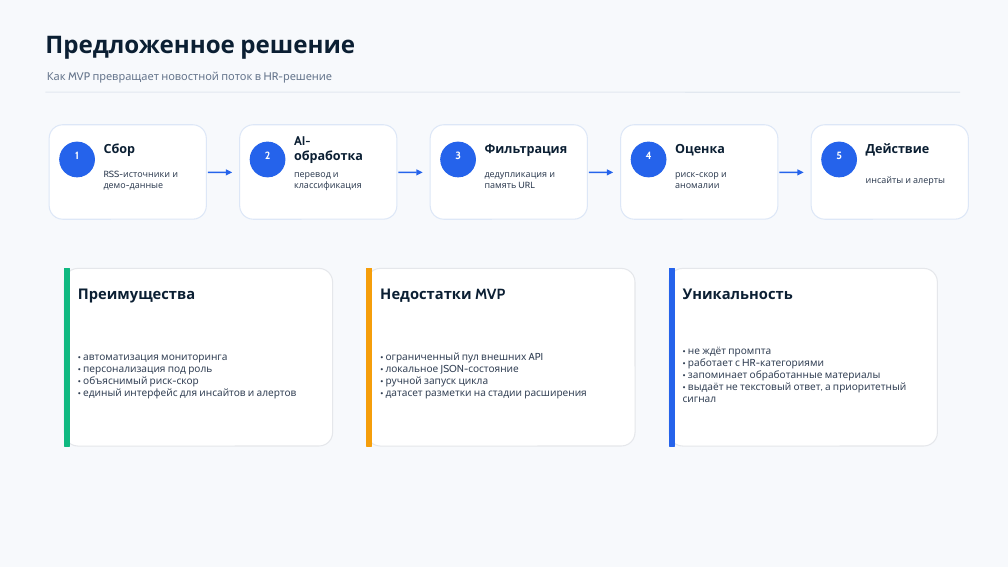
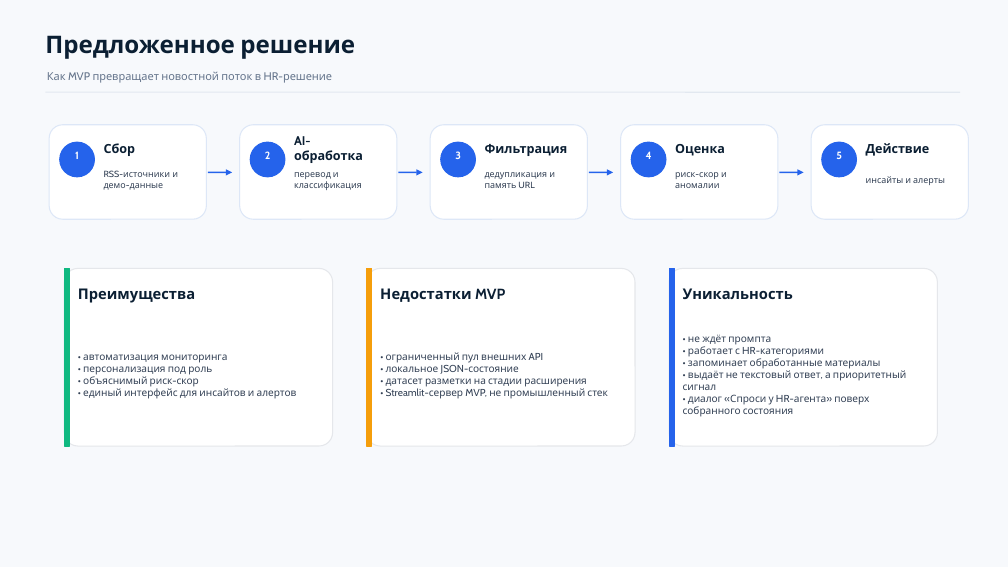
Before and after one commit to delovar01/hr-ai-agent, a slide deck: slide 5 of docs/HR_AI_Agent_FINAL_4june.pptx. Drawn at 1008x567 pixels with LibreOffice and Linux fonts; fonts in the diff are those of the drawing. Boxes give left, top, right and bottom in pixels: in the first picture for what was removed or moved away, otherwise in the second. Text is boxed around its words. In the diff, an @@ line names an element or a change of style, - is before the commit and + after.

Commit message:
fix(pres): слайды 9, 11 и 5 — РЕАЛЬНЫЕ доработки этой итерации
Артём докопался: предыдущая версия моих правок в pptx давала
файл, идентичный тому, что у команды уже был с прошлой
итерации (variant Б на слайде 6 был ещё в MVP-pptx Шалыминова —
оказывается, он его обновлял после MVP). То есть мои edits
шли в холостую — никаких новых сообщений жюри не получало.

Теперь — реальные новые доработки текущей итерации:

Слайд 5 «Недостатки MVP»:
- убран 'ручной запуск цикла' — после scheduled cron это
  больше не недостаток
- добавлен 'Streamlit-сервер MVP, не промышленный стек'

Слайд 5 «Уникальность»: + диалог «Спроси у HR-агента» как
5-й пункт

Слайд 9 «Доработки за итерацию» — все 5 карточек переписаны
на то, что реально сделано в этот итерационный спринт:
  1. RAG-чат «Спроси у HR-агента» (диалоговая прослойка)
  2. Экспорт отчёта Markdown + PDF
  3. Поиск и тематический фильтр по новостям
  4. Cohen's κ = 0.87 на дашборде (измеримое качество)
  5. Реально проактивный режим (GitHub Actions cron каждый час)

Слайд 11 «Структура проекта»: дерево обновлено — добавлены
src/api/rag.py, src/insights/report_generator.py,
src/insights/filters.py, src/processing/quality_metrics.py,
data/demo_state.json, data/quality_metrics.json,
.github/workflows/schedule.yml. Тестов 109 → 138.

PRESENTATION_OUTLINE_FINAL.md обновлён под новый слайд 9.

```diff
--- a/docs/HR_AI_Agent_FINAL_4june.pptx
+++ b/docs/HR_AI_Agent_FINAL_4june.pptx
@@ text at bbox=[386, 376, 489, 387]: paragraph removed @@
-• ручной запуск цикла
@@ text at bbox=[386, 388, 607, 399]: paragraph added @@
+• Streamlit-сервер MVP, не промышленный стек
@@ text at bbox=[683, 394, 869, 417]: paragraph added @@
+• диалог «Спроси у HR-агента» поверх собранного состояния
```
Also in this commit, not shown: 2 other slides changed, 1 other file.
